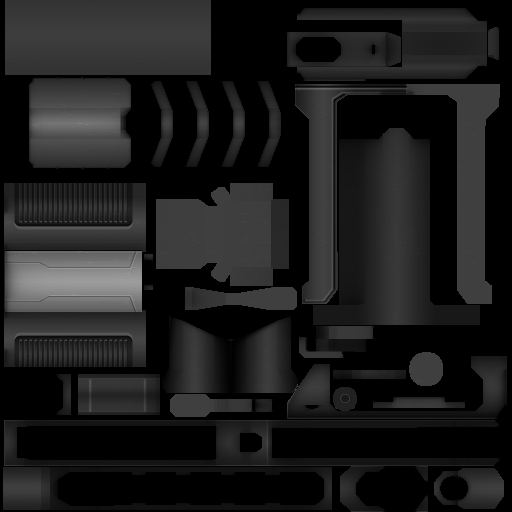
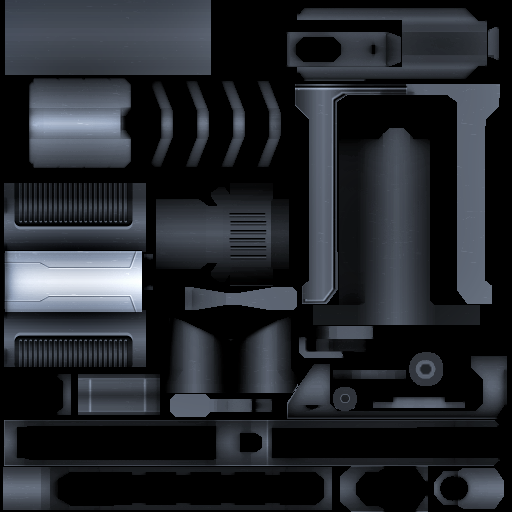
Layered file, before and after one edit (512x512). Changes by layer:
added layer "Layer 1 copy" above "Layer 1" over (x1=3, y1=0, x2=507, y2=512)
added layer "Shape 7 copy" above "Receiver" over (x1=409, y1=352, x2=443, y2=386)
added group "Group 2" with 7 layers in group "Receiver" over (x1=156, y1=183, x2=289, y2=286)
added layer "Shape 9 copy 5" (83%) in group "Group 2" over (x1=230, y1=255, x2=267, y2=260)
added layer "Shape 9 copy 4" (83%) in group "Group 2" over (x1=230, y1=246, x2=267, y2=251)
added layer "Shape 9 copy 3" (83%) in group "Group 2" over (x1=229, y1=238, x2=266, y2=243)
added layer "Shape 9 copy 2" (83%) in group "Group 2" over (x1=230, y1=230, x2=267, y2=235)
added layer "Shape 9 copy" (83%) in group "Group 2" over (x1=230, y1=221, x2=267, y2=226)
added layer "Shape 9" (83%) in group "Group 2" over (x1=229, y1=213, x2=266, y2=218)
added layer "Shape 8" (83%) in group "Group 2" over (x1=156, y1=183, x2=289, y2=286)
